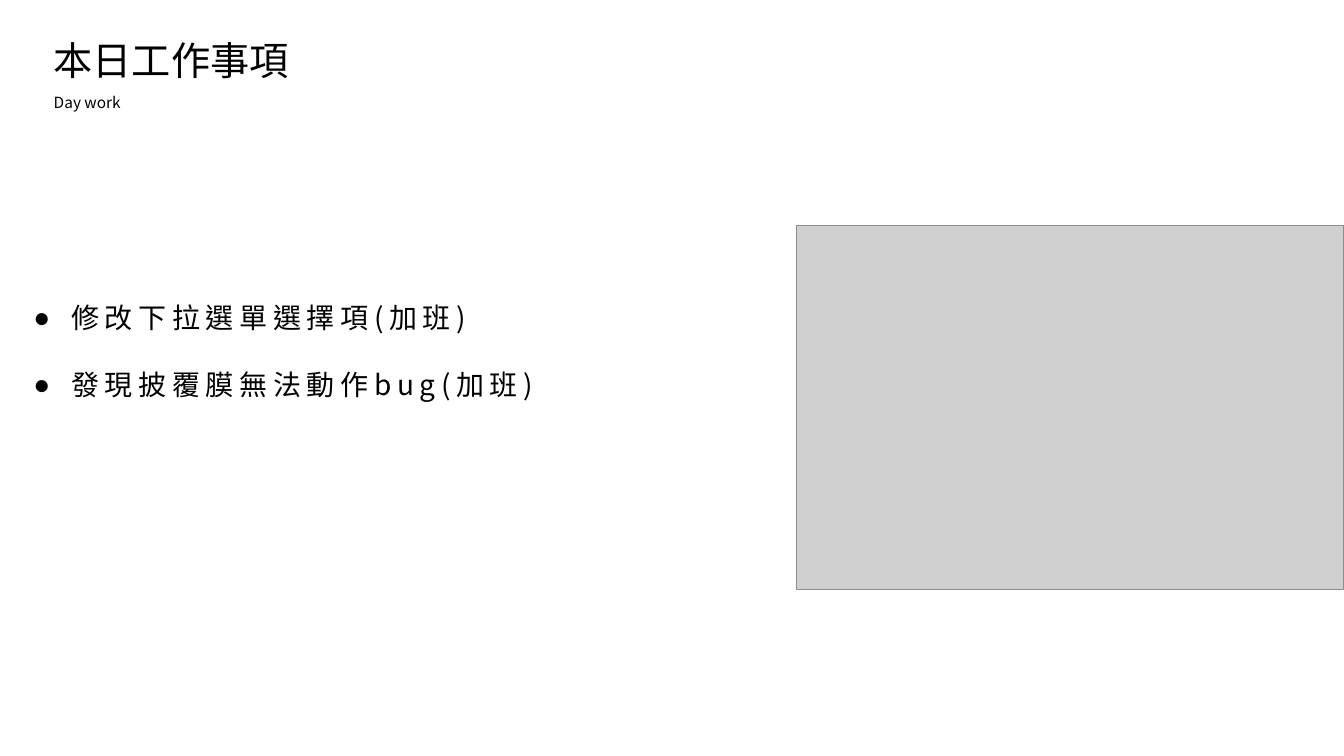
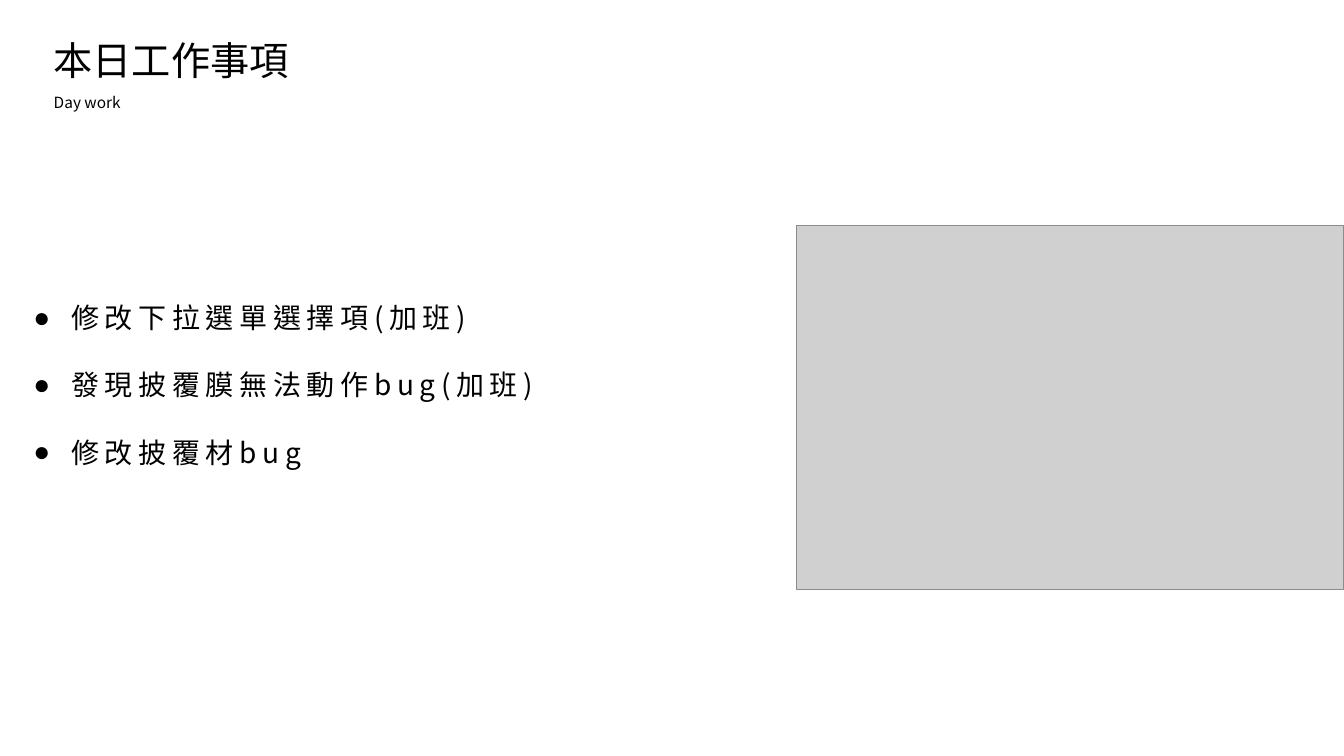
Before and after one commit to king637324/KnowledgeGreenhouseSystem, a slide deck: slide 2 of 工作日報_葉柏漢/2021.10/2021.10.13(加班)_2021.10.14工作日報_葉柏漢.pptx. Drawn at 1344x756 pixels with LibreOffice and Linux fonts; fonts in the diff are those of the drawing; grey boxes stand for pictures. Boxes give left, top, right and bottom in pixels: in the first picture for what was removed or moved away, otherwise in the second. Text is boxed around its words. In the diff, an @@ line names an element or a change of style, - is before the commit and + after.

```diff
--- a/工作日報_葉柏漢/2021.10/2021.10.13(加班)_2021.10.14工作日報_葉柏漢.pptx
+++ b/工作日報_葉柏漢/2021.10/2021.10.13(加班)_2021.10.14工作日報_葉柏漢.pptx
@@ text at <box>71,439,301,470</box>: paragraph added @@
+● 修改披覆材bug
```
Also in this commit, not shown: 1 slide added, 2 other files.
